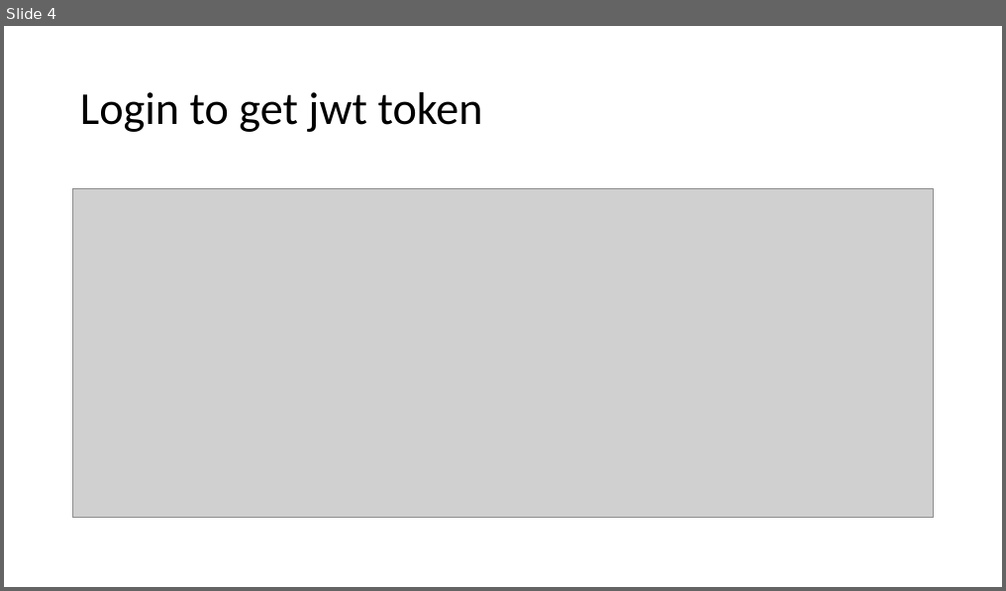
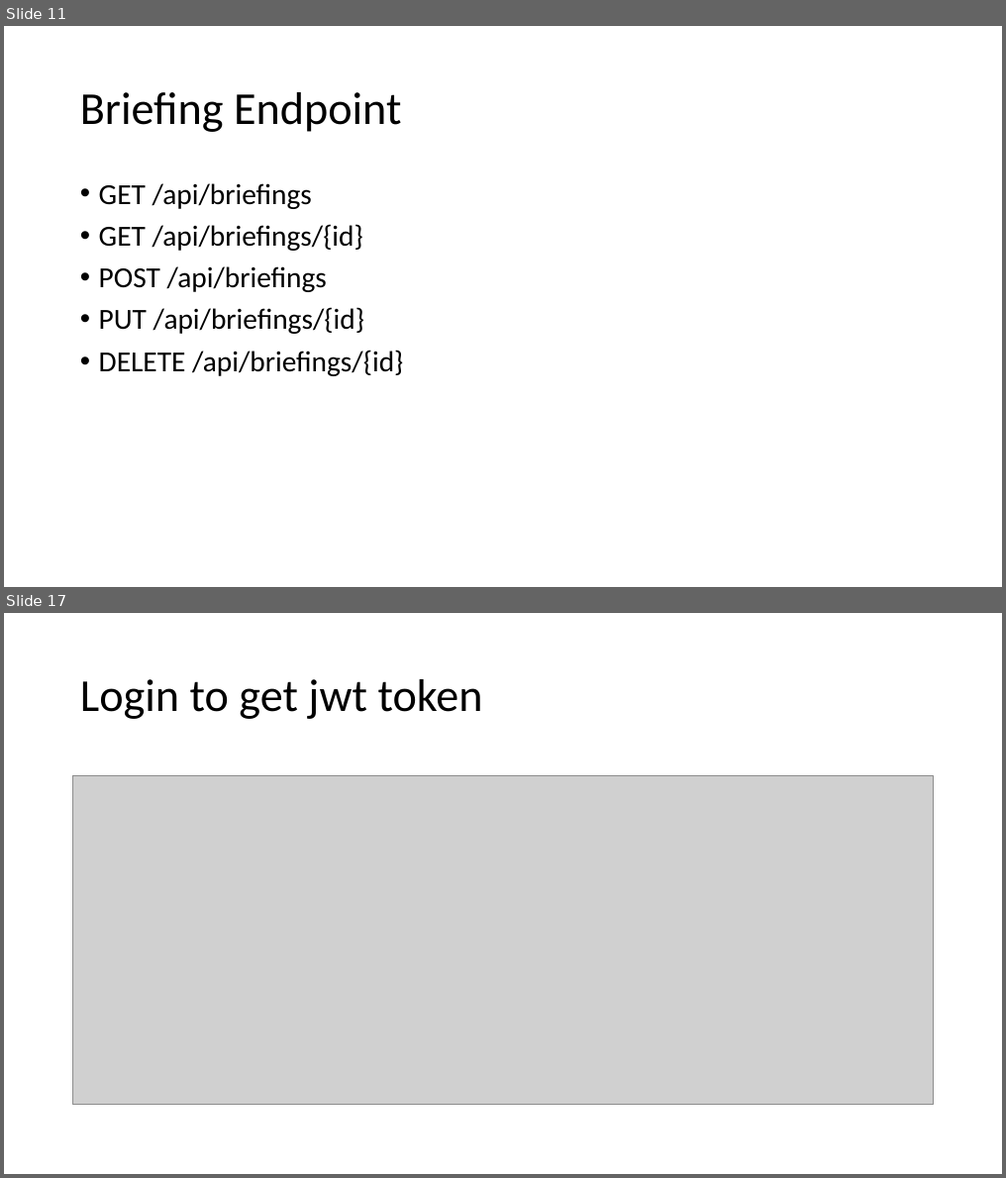
Before and after one commit to Lejuan60606/PlayGoodSolution, a slide deck: Presentation1.pptx. Shown one above the other, each under a label of ours: slide 4 before the commit, slides 11 and 17 after it; the slides between them are not shown. The pictures are 1006x591 and 1006x1178 pixels, drawn with LibreOffice and Linux fonts; fonts in the diff are those of the drawing; grey boxes stand for pictures. Boxes give left, top, right and bottom in pixels: in the first picture for what was removed or moved away, otherwise in the second. Text is boxed around its words. In the diff, an @@ line names an element or a change of style, - is before the commit and + after.

```diff
--- a/Presentation1.pptx
+++ b/Presentation1.pptx
@@ slide 11 added at (x1=4, y1=26, x2=1002, y2=587), background #FFFFFF @@
@@ title added at (x1=80, y1=92, x2=401, y2=132), 44 pt, text #000000 @@
+Briefing Endpoint
@@ text added at (x1=99, y1=183, x2=403, y2=376), 28 pt, text #000000 @@
+• GET /api/briefings
+• GET /api/briefings/{id}
+• POST /api/briefings
+• PUT /api/briefings/{id}
+• DELETE /api/briefings/{id}
@@ what was slide 4 is now slide 17 @@
```
Also in this commit, not shown: 3 slides changed, 12 other slides added.
